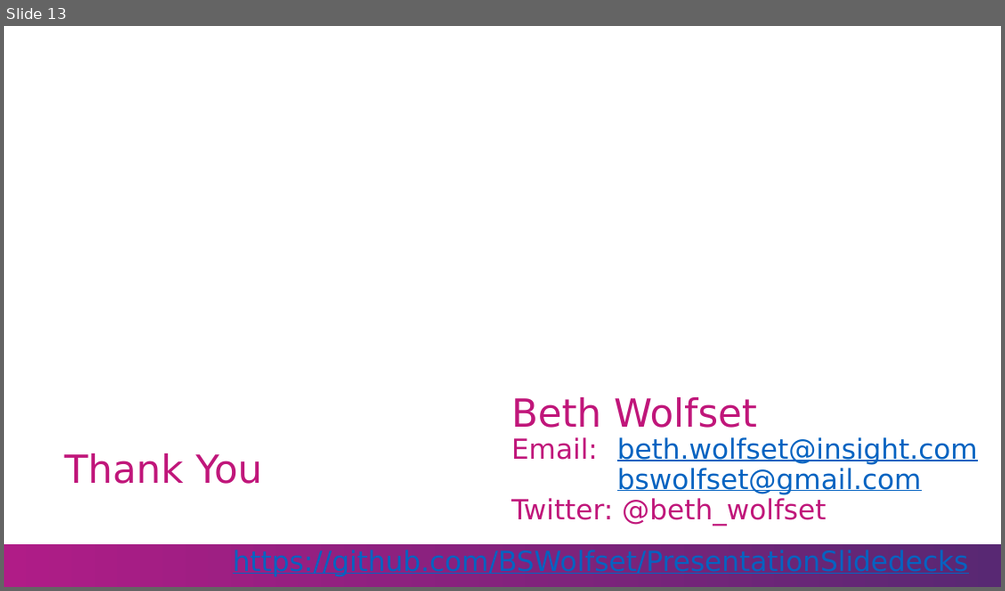
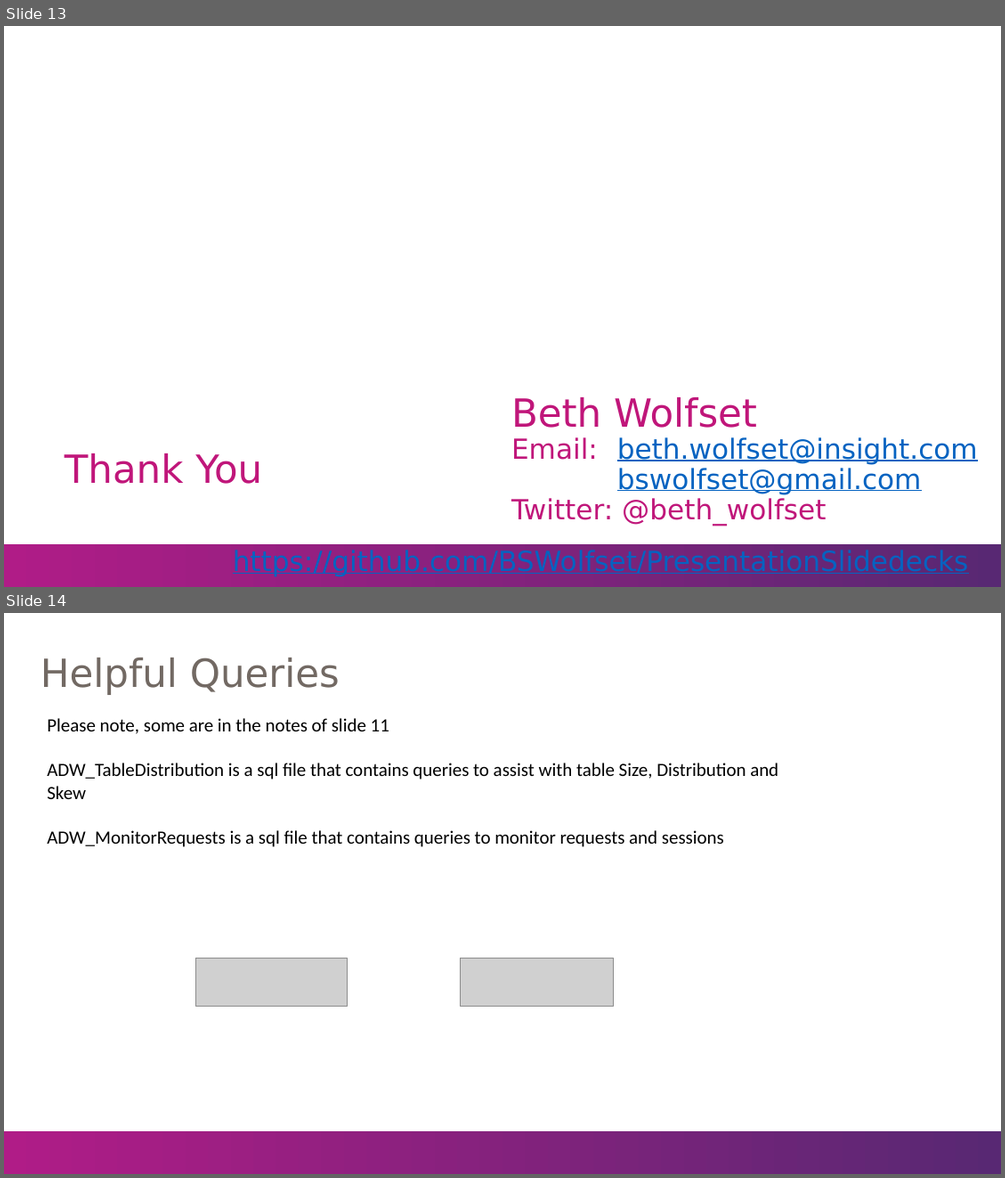
Before and after one commit to BSWolfset/PresentationSlidedecks, a slide deck: DesigningForADWPerformance.pptx. Shown one above the other, each under a label of ours: slide 13 before the commit, slides 13 and 14 after it. The pictures are 1005x591 and 1005x1178 pixels, drawn with LibreOffice and Linux fonts; fonts in the diff are those of the drawing; grey boxes stand for pictures; background and template pictures are left out. Boxes give left, top, right and bottom in pixels: in the first picture for what was removed or moved away, otherwise in the second. Text is boxed around its words. In the diff, an @@ line names an element or a change of style, - is before the commit and + after.

Commit message:
Includes Queries for monitoring requests/sessions, table sizes, distributions and skew

```diff
--- a/DesigningForADWPerformance.pptx
+++ b/DesigningForADWPerformance.pptx
@@ slide 14 added at bbox=[4, 613, 1001, 1174], background #FFFFFF; not listed: 1 template element that a slide beside it also shows @@
@@ title added at bbox=[40, 657, 340, 695], 28 pt, text #726963 @@
+Helpful Queries
@@ text added at bbox=[47, 718, 778, 847], 13.5 pt, text #000000 @@
+Please note, some are in the notes of slide 11
+ADW_TableDistribution is a sql file that contains queries to assist with table Size, Distribution and Skew
+ADW_MonitorRequests is a sql file that contains queries to monitor requests and sessions
@@ picture added at bbox=[195, 958, 347, 1005] @@
@@ picture added at bbox=[461, 958, 613, 1005] @@
```
